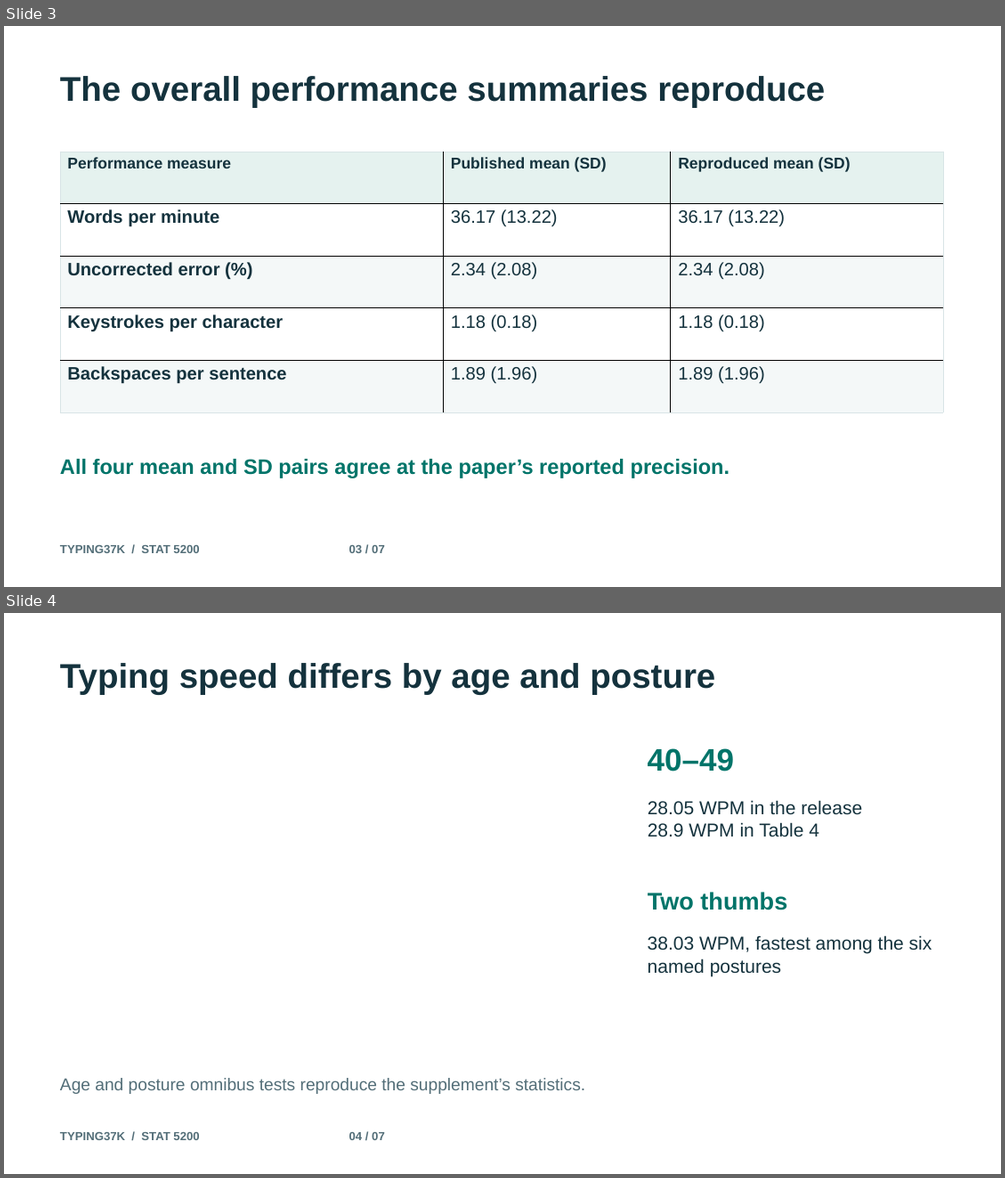
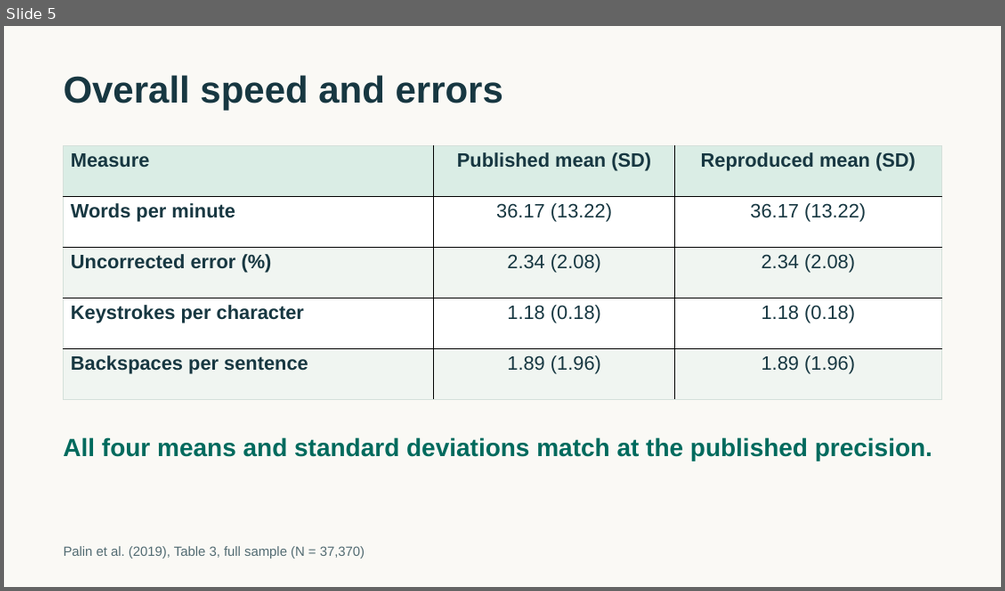
Before and after one commit to supamike2323/typing37k-replication, a slide deck: docs/presentation.pptx. Shown one above the other, each under a label of ours: slides 3 and 4 before the commit, slide 5 after it. The pictures are 1005x1178 and 1005x591 pixels, drawn with LibreOffice and Linux fonts; fonts in the diff are those of the drawing. Boxes give left, top, right and bottom in pixels: in the first picture for what was removed or moved away, otherwise in the second. Text is boxed around its words. In the diff, an @@ line names an element or a change of style, - is before the commit and + after.

```diff
--- a/docs/presentation.pptx
+++ b/docs/presentation.pptx
@@ slide 4 removed at (4,613,1001,1174), background #FFFFFF @@
@@ text removed at (60,663,715,695) @@
-Typing speed differs by age and posture
@@ text removed at (647,748,734,771) @@
-40–49
@@ text removed at (647,800,862,837) @@
-28.05 WPM in the release
-28.9 WPM in Table 4
@@ text removed at (647,892,787,910) @@
-Two thumbs
@@ text removed at (647,935,932,976) @@
-38.03 WPM, fastest among the six named postures
@@ text removed at (60,1078,585,1094) @@
-Age and posture omnibus tests reproduce the supplement’s statistics.
@@ text removed at (60,1132,385,1140) @@
-TYPING37K / STAT 5200 04 / 07
@@ what was slide 3 is now slide 5 @@
@@ slide 5 changed as well @@
@@ background #FFFFFF to #FAF9F5 @@
@@ text at (64,75,503,111): text changed; size 33 to 36 pt; text colour #14323D to #173741 @@
-The overall performance summaries reproduce
+Overall speed and errors
@@ table at (63,145,942,399) @@
-row 1, column 1: Performance measure
+row 1, column 1: Measure
@@ fill #E5F2EF to #DAEDE5 in row 1 @@
@@ fill #F4F8F8 to #F0F5F1 in 6 cells @@
@@ size 15 to 18.8 pt in "Published mean (SD)", "Reproduced mean (SD)" @@
@@ text colour #14323D to #173741 @@
@@ size 17.2 to 18.8 pt in "Words per minute", "36.17 (13.22)", "36.17 (13.22)", "Uncorrected error (%)" and 8 more places @@
@@ alignment left to centre @@
@@ borders changed @@
@@ table: place and size @@
-table at (60,151,943,412)
+table at (63,145,942,399)
@@ text at (63,437,932,461): text changed; size 20.2 to 24 pt; text colour #007469 to #006A5D @@
-All four mean and SD pairs agree at the paper’s reported precision.
+All four means and standard deviations match at the published precision.
@@ text at (64,546,364,558): text changed; size 11.2 to 12.8 pt; text colour #536E78 to #526B72; bold off @@
-TYPING37K / STAT 5200 03 / 07
+Palin et al. (2019), Table 3, full sample (N = 37,370)
```
Also in this commit, not shown: 7 slides added, 5 other slides removed, 4 other files.
